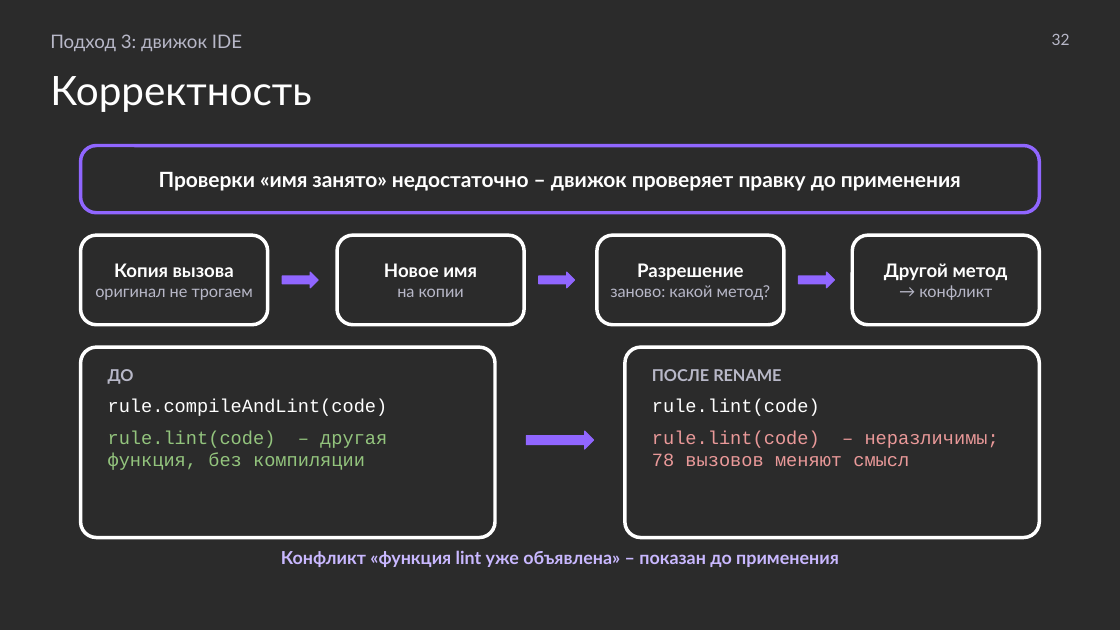
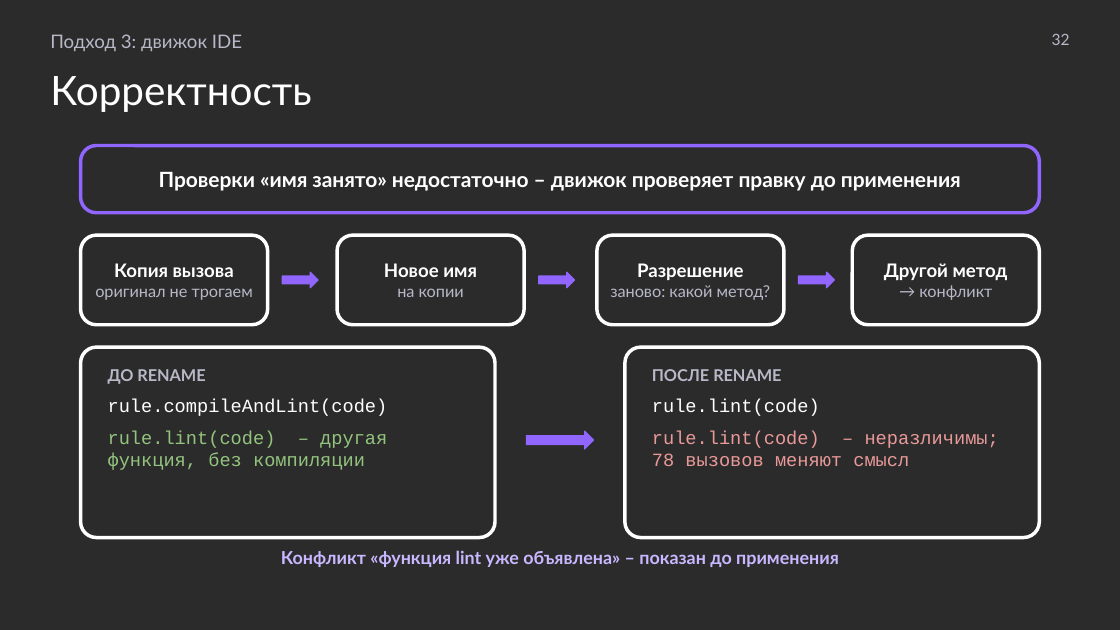
Before and after one commit to MchKosticyn/ide-refactoring-in-ai-agents, a slide deck: slide 32 of Доклад_ Рефакторинг в ИИ-агентах.pptx. Drawn at 1120x630 pixels with LibreOffice and Linux fonts; fonts in the diff are those of the drawing; background and template pictures are left out; a plain dark background stands for a picture behind light text. Boxes give left, top, right and bottom in pixels: in the first picture for what was removed or moved away, otherwise in the second. Text is boxed around its words. In the diff, an @@ line names an element or a change of style, - is before the commit and + after.

Commit message:
Port manual edits: task wording, QA list ellipsis, case subtitle, Serena caption and quotes, 'before rename'

```diff
--- a/Доклад_ Рефакторинг в ИИ-агентах.pptx
+++ b/Доклад_ Рефакторинг в ИИ-агентах.pptx
@@ text in rounded rectangle at (108,369,205,384): text changed @@
-ДО
+ДО RENAME
```
Also in this commit, not shown: 4 other slides changed, 1 other file.
